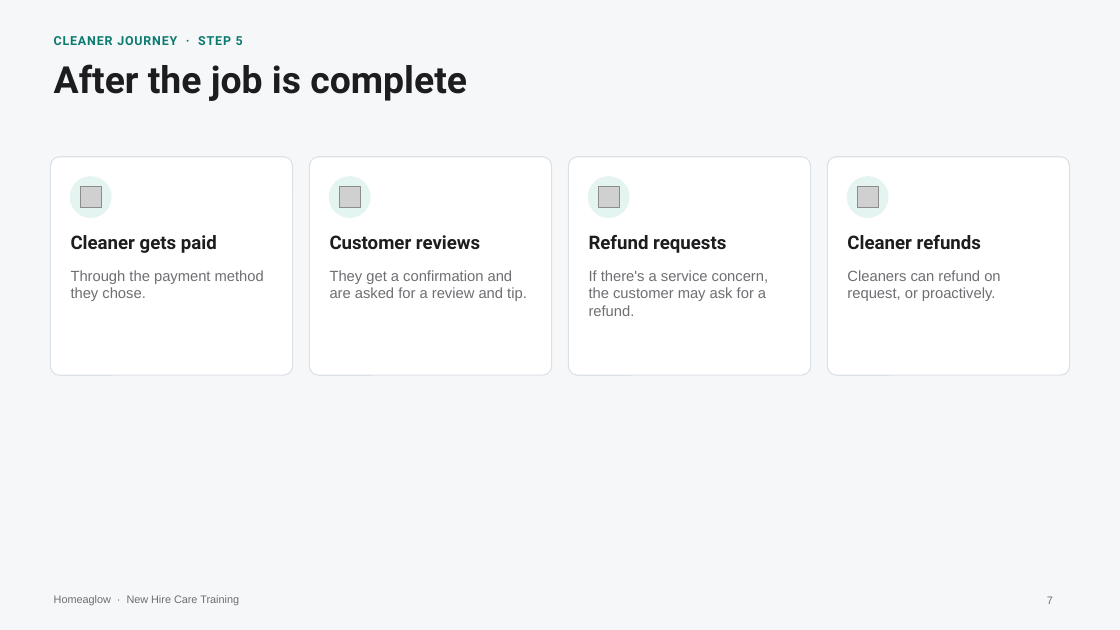
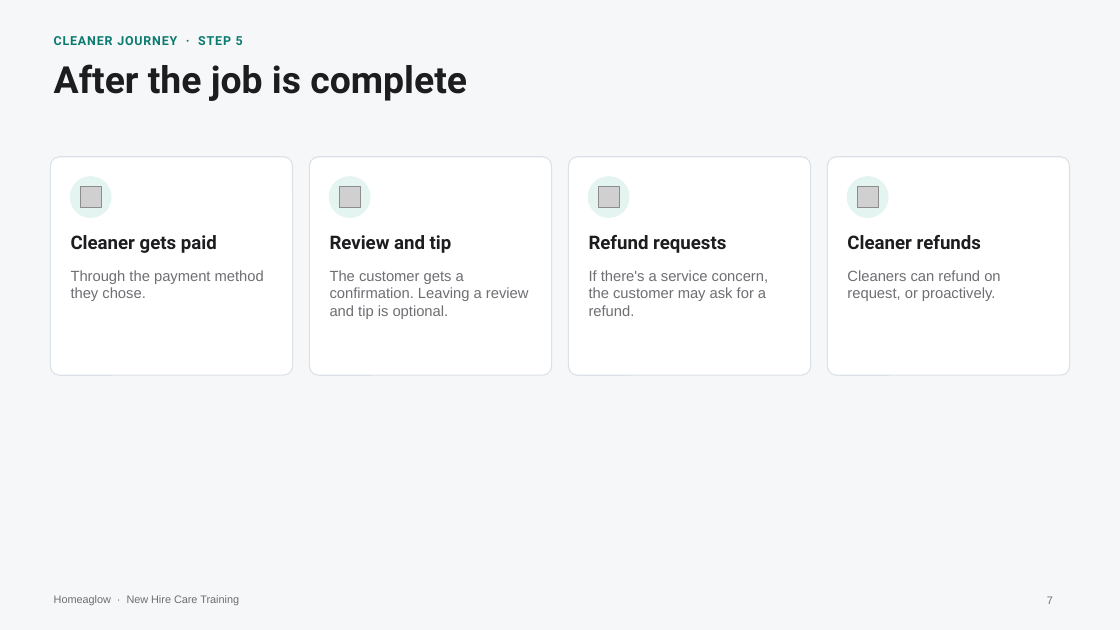
Before and after one commit to anjulimichelle/training, a slide deck: slide 7 of cleaner-foundations/cleaner-foundations-cp-crm.pptx. Drawn at 1120x630 pixels with LibreOffice and Linux fonts; fonts in the diff are those of the drawing; grey boxes stand for pictures. Boxes give left, top, right and bottom in pixels: in the first picture for what was removed or moved away, otherwise in the second. Text is boxed around its words. In the diff, an @@ line names an element or a change of style, - is before the commit and + after.

```diff
--- a/cleaner-foundations/cleaner-foundations-cp-crm.pptx
+++ b/cleaner-foundations/cleaner-foundations-cp-crm.pptx
@@ text at [330, 235, 452, 253]: text changed @@
-Customer reviews
+Review and tip
@@ text at [330, 270, 529, 319]: text changed @@
-They get a confirmation and are asked for a review and tip.
+The customer gets a confirmation. Leaving a review and tip is optional.
```
Also in this commit, not shown: 1 other file.
